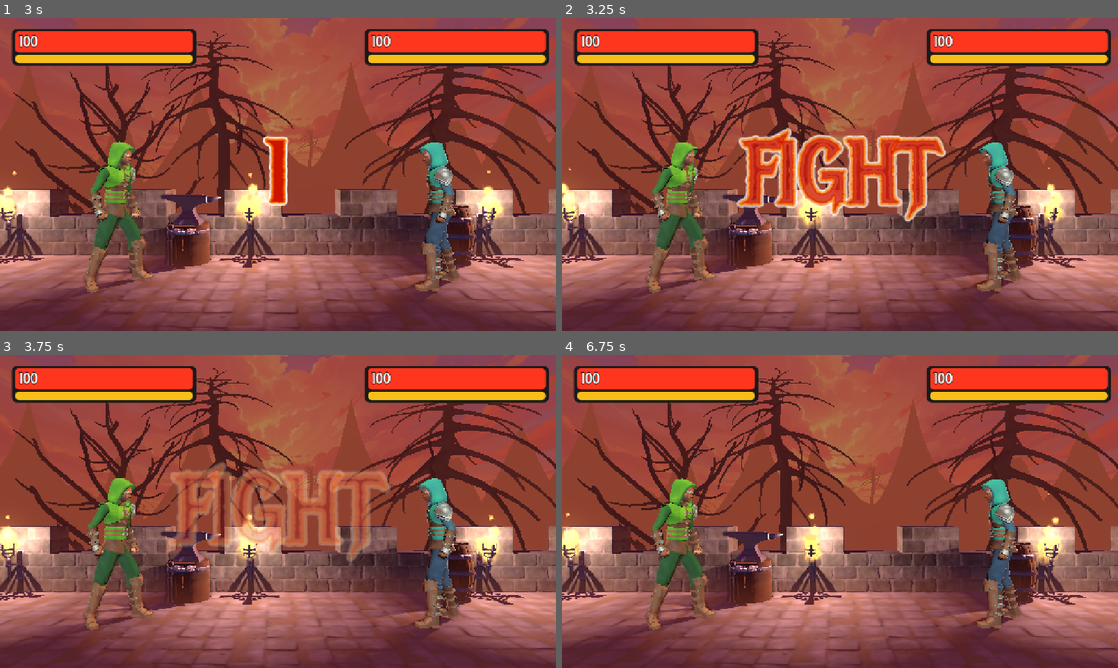
Above: before the commit, frames 1-4 (two rows, left to right).
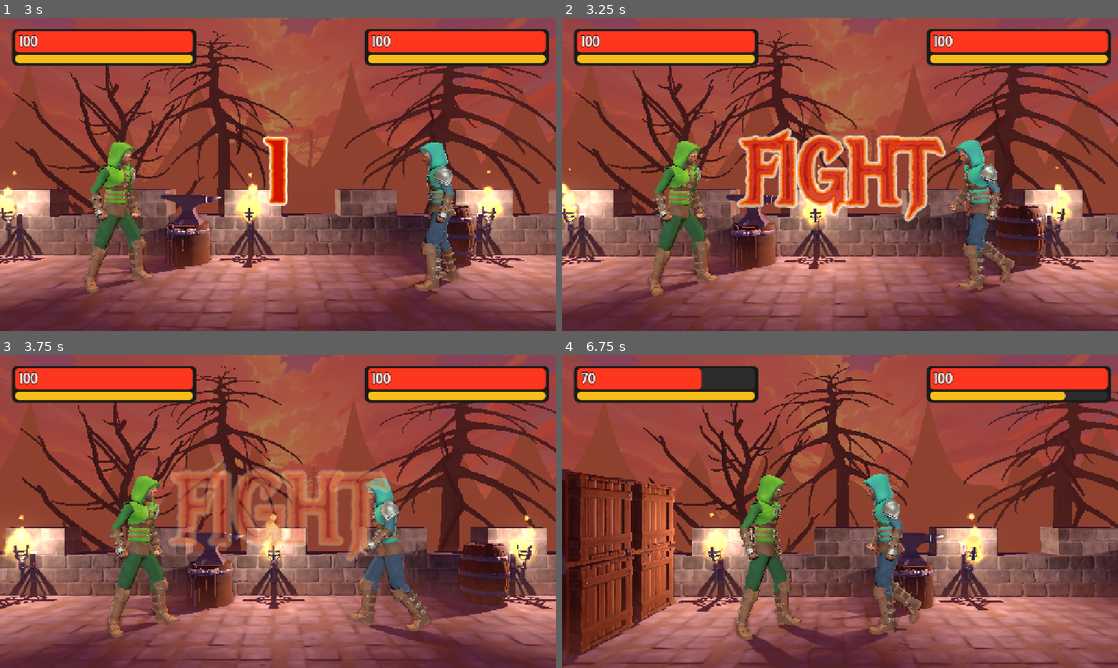
Above: after the commit, the same moments.

Repository: myles-rockland/fighting-game
Game: Godot game, scene res://Scenes/game.tscn
Two runs of this game, one before a commit and one after it. Both use one fixed random seed, a clock stepped at 60 frames per second and the inputs below.
Inputs:
- Up to frame 1 (3 s): no input
- Up to frame 2 (3.25 s): no input
- Up to frame 3 (3.75 s): no input
- Up to frame 4 (6.75 s): no input

Frame 1 is identical in both runs. In frame 2, 16% of the frame differs, in the area x 0-100%, y 4-100%; in frame 3, 38%; in frame 4, 56%, in the area x 0-100%, y 3-100%.

Commit message:
Setup enemy ai to pursue, flee, attack

Diff:
--- a/Scenes/Fighters/fighter.tscn
+++ b/Scenes/Fighters/fighter.tscn
@@ -409,15 +409,15 @@
 [node name="Male_Ranger" parent="." unique_id=1571612708 instance=ExtResource("1_5ayxl")]
 
 [node name="GeneralSkeleton" parent="Male_Ranger/Armature" parent_id_path=PackedInt32Array(1571612708, 1171658553) index="0" unique_id=982620729]
-bones/1/position = Vector3(0.0054182294, 0.9078724, -0.0894791)
-bones/1/rotation = Quaternion(-0.04695279, -0.11588476, -0.0054842425, 0.99213713)
-bones/3/rotation = Quaternion(0.09097912, 0.00011221526, 0.0002547199, 0.9958528)
-bones/4/rotation = Quaternion(0.09097901, 0.00031942767, 0.0002481202, 0.9958527)
-bones/5/rotation = Quaternion(-0.090979114, -0.00021611422, -0.0002608631, 0.99585277)
-bones/6/rotation = Quaternion(0.076202966, 0.095685564, 0.008377525, 0.9924551)
-bones/7/rotation = Quaternion(0.4878832, 0.52647984, 0.52650714, -0.45560855)
-bones/8/rotation = Quaternion(-0.06167904, 0.8177636, -0.57215583, 0.009800021)
-bones/9/rotation = Quaternion(0.18800977, -0.6518791, 0.1814466, 0.7118871)
+bones/1/position = Vector3(0.0025419581, 0.89967483, -0.09129104)
+bones/1/rotation = Quaternion(-0.034256622, -0.11594544, -0.0040012896, 0.99265665)
+bones/3/rotation = Quaternion(0.09662552, 0.00011373679, 0.0002516898, 0.9953208)
+bones/4/rotation = Quaternion(0.09662543, 0.00032397648, 0.00024500763, 0.9953208)
+bones/5/rotation = Quaternion(-0.09662556, -0.00021916826, -0.00025854402, 0.9953208)
+bones/6/rotation = Quaternion(0.045073006, 0.09549754, 0.010289901, 0.99435544)
+bones/7/rotation = Quaternion(0.5027608, 0.52128106, 0.53105956, -0.439856)
+bones/8/rotation = Quaternion(-0.012794094, 0.8257046, -0.5638751, 0.00965819)
+bones/9/rotation = Quaternion(0.16191584, -0.68756884, 0.17294258, 0.68638414)
 bones/10/rotation = Quaternion(0.09913024, 0.70686626, 0.0629003, 0.69753635)
 bones/11/rotation = Quaternion(0.6295969, -4.0978193e-08, -4.61936e-06, 0.77692205)
 bones/12/rotation = Quaternion(0.62334186, 2.9802322e-08, -4.261732e-06, 0.78194946)
@@ -435,9 +435,9 @@
 bones/28/rotation = Quaternion(0.18180694, 0.11012423, 0.060063303, 0.9753006)
 bones/29/rotation = Quaternion(0.5994299, 0.27396563, 0.19463211, 0.7264606)
 bones/30/scale = Vector3(1.0001454, 1.0004877, 1.0005833)
-bones/31/rotation = Quaternion(0.54011554, -0.4744015, -0.47478005, -0.50774235)
-bones/32/rotation = Quaternion(0.09100887, 0.8249861, -0.5576955, -0.009552279)
-bones/33/rotation = Quaternion(0.2924704, 0.54171306, -0.20447148, 0.76105154)
+bones/31/rotation = Quaternion(0.5547118, -0.47100002, -0.47759336, -0.49229914)
+bones/32/rotation = Quaternion(0.059751533, 0.81977844, -0.5694716, -0.009754088)
+bones/33/rotation = Quaternion(0.2870677, 0.56006414, -0.21178447, 0.7477083)
 bones/34/rotation = Quaternion(0.12024976, -0.69903094, -0.056890074, 0.702609)
 bones/35/rotation = Quaternion(0.6295971, 3.7252903e-08, 4.172325e-06, 0.7769218)
 bones/36/rotation = Quaternion(0.62334144, 1.825392e-07, 4.470348e-06, 0.7819497)
@@ -459,13 +459,13 @@
 bones/52/rotation = Quaternion(0.18180703, -0.11012423, -0.060063303, 0.97530067)
 bones/53/rotation = Quaternion(0.5994302, -0.2739653, -0.19463223, 0.7264605)
 bones/54/scale = Vector3(1.0001454, 1.0004876, 1.0005835)
-bones/55/rotation = Quaternion(-0.0007791471, 0.122064844, 0.98625124, -0.11139187)
-bones/56/rotation = Quaternion(0.016371455, 0.982207, -0.14928938, 0.112757176)
-bones/57/rotation = Quaternion(-0.094628766, 0.72886795, -0.678055, 0.0061973496)
+bones/55/rotation = Quaternion(-0.00083512696, 0.16036008, 0.97981024, -0.11939764)
+bones/56/rotation = Quaternion(0.021524634, 0.97387743, -0.19762023, 0.109753095)
+bones/57/rotation = Quaternion(-0.096065916, 0.7140883, -0.69340086, 0.006682376)
 bones/58/rotation = Quaternion(4.664862e-08, 1, 5.9604645e-08, 2.7766912e-08)
-bones/60/rotation = Quaternion(0.0008086234, -0.11048071, 0.98713136, 0.11560785)
-bones/61/rotation = Quaternion(-0.028803376, 0.9289629, -0.08091674, -0.36007053)
-bones/62/rotation = Quaternion(0.17162098, 0.64661616, -0.743254, -0.0027115124)
+bones/60/rotation = Quaternion(0.0009765646, -0.07012433, 0.9877185, 0.13961981)
+bones/61/rotation = Quaternion(-0.054595247, 0.92227364, -0.14970899, -0.35216185)
+bones/62/rotation = Quaternion(0.1707347, 0.618943, -0.7666495, 0.0028047264)
 bones/63/rotation = Quaternion(-6.703263e-08, 1, 8.940697e-08, 2.1454163e-09)
 
 [node name="Male_Ranger_Acc_Pauldron" parent="Male_Ranger/Armature/GeneralSkeleton" index="0" unique_id=838460122]
@@ -511,7 +511,7 @@
 skeleton = NodePath("..")
 
 [node name="LeftHand" type="BoneAttachment3D" parent="Male_Ranger/Armature/GeneralSkeleton" index="12" unique_id=1744838263]
-transform = Transform3D(0.48127732, 0.028857224, -0.8760936, -0.39207065, -0.88682306, -0.24459256, -0.783998, 0.46120736, -0.41549364, 0.3287447, 0.96786946, 0.0010879263)
+transform = Transform3D(0.45409298, 0.030617617, -0.8904283, -0.4046975, -0.8832705, -0.23675573, -0.79373777, 0.4678632, -0.38869599, 0.31175962, 0.9451979, 0.026339766)
 bone_name = "LeftHand"
 bone_idx = 10
 
@@ -523,7 +523,7 @@
 debug_color = Color(0.98843485, 0.10650497, 0, 0.41960785)
 
 [node name="RightHand" type="BoneAttachment3D" parent="Male_Ranger/Armature/GeneralSkeleton" index="13" unique_id=1894716002]
-transform = Transform3D(0.07889561, -0.15513916, 0.98473746, 0.48714298, -0.8558412, -0.17386141, 0.8697514, 0.49342465, 0.008052975, -0.2813349, 0.9896718, -0.18734683)
+transform = Transform3D(0.050791945, -0.12860897, 0.9903937, 0.526943, -0.8389541, -0.13596764, 0.8483818, 0.5287874, 0.025157586, -0.26957425, 0.9684769, -0.1541411)
 bone_name = "RightHand"
 bone_idx = 34
 
@@ -535,7 +535,7 @@
 debug_color = Color(0.98843485, 0.10650497, 0, 0.41960785)
 
 [node name="Chest" type="BoneAttachment3D" parent="Male_Ranger/Armature/GeneralSkeleton" index="14" unique_id=1901246565]
-transform = Transform3D(0.97313327, -0.020643583, -0.22931525, 0.0005086412, 0.9961627, -0.08751878, 0.23024198, 0.08505081, 0.9694096, -0.0003645874, 1.1399794, -0.06506228)
+transform = Transform3D(0.9731303, -0.029098414, -0.22840896, 0.0005094897, 0.99225223, -0.12423842, 0.23025444, 0.120783806, 0.9656056, -0.004607488, 1.1310638, -0.061103888)
 bone_name = "Chest"
 bone_idx = 3
 
@@ -549,7 +549,7 @@
 debug_color = Color(8.663535e-07, 0.70612025, 0.6703208, 1)
 
 [node name="Head" type="BoneAttachment3D" parent="Male_Ranger/Armature/GeneralSkeleton" index="15" unique_id=435293510]
-transform = Transform3D(0.99780226, -0.057407282, -0.033091947, 0.048113003, 0.97107464, -0.23387852, 0.04556103, 0.23177236, 0.97170246, -0.01330922, 1.5640922, -0.011803785)
+transform = Transform3D(0.9975045, -0.06140843, -0.03483741, 0.052846115, 0.9766237, -0.2083588, 0.04681799, 0.20599785, 0.97743183, -0.021706665, 1.5526545, 0.009722069)
 bone_name = "Head"
 bone_idx = 6
 
--- /dev/null
+++ b/Scenes/Fighters/fighter_ai.tscn
@@ -0,0 +1,64 @@
+[gd_scene format=3 uid="uid://cw1ulbpj6wfjf"]
+
+[ext_resource type="PackedScene" uid="uid://d1gy73bki3yjm" path="res://Scenes/Fighters/fighter.tscn" id="1_h58e1"]
+[ext_resource type="Script" uid="uid://bbpwnvtutitm4" path="res://Scripts/AI/ai_brain.gd" id="2_l6g7g"]
+[ext_resource type="Script" uid="uid://ctp7yvyeo4vrh" path="res://Scripts/AI/ai_detector.gd" id="3_itn1j"]
+[ext_resource type="Script" uid="uid://dlfnb7wk5mas0" path="res://Scripts/AI/ai_input_handler.gd" id="4_wra41"]
+
+[node name="FighterAI" unique_id=607319556 node_paths=PackedStringArray("input_handler") instance=ExtResource("1_h58e1")]
+input_handler = NodePath("AIInputHandler")
+
+[node name="GeneralSkeleton" parent="Male_Ranger/Armature" parent_id_path=PackedInt32Array(1571612708, 1171658553) index="0" unique_id=982620729]
+bones/1/position = Vector3(-0.0011907422, 0.9044478, -0.09064851)
+bones/1/rotation = Quaternion(-0.038223255, -0.11592852, -0.004464609, 0.99251187)
+bones/3/rotation = Quaternion(0.099882536, 0.00011457142, 0.0002499099, 0.9949993)
+bones/4/rotation = Quaternion(0.099883, 0.000326644, 0.00024313302, 0.9949992)
+bones/5/rotation = Quaternion(-0.09988287, -0.00022094257, -0.0002571753, 0.9949992)
+bones/6/rotation = Quaternion(0.06745563, 0.095772535, 0.0072890487, 0.99308825)
+bones/7/rotation = Quaternion(0.49437883, 0.5242544, 0.5285188, -0.44879276)
+bones/8/rotation = Quaternion(-0.040533256, 0.8211024, -0.5692566, 0.009750399)
+bones/9/rotation = Quaternion(0.18508133, -0.66535574, 0.18614262, 0.69885457)
+bones/31/rotation = Quaternion(0.5464848, -0.47295198, -0.4760291, -0.501066)
+bones/32/rotation = Quaternion(0.069060706, 0.82131773, -0.56619245, -0.009697843)
+bones/33/rotation = Quaternion(0.2886954, 0.554631, -0.2096186, 0.75173104)
+bones/55/rotation = Quaternion(-0.00082326087, 0.13989215, 0.9831461, -0.11769999)
+bones/56/rotation = Quaternion(0.018369846, 0.9792571, -0.16833453, 0.111273035)
+bones/57/rotation = Quaternion(-0.09750245, 0.7230083, -0.6838672, 0.008829045)
+bones/60/rotation = Quaternion(0.00088237977, -0.08718761, 0.98817194, 0.12614982)
+bones/61/rotation = Quaternion(-0.043347895, 0.9257872, -0.11937808, -0.35607287)
+bones/62/rotation = Quaternion(0.16953498, 0.6297184, -0.7580962, 0.0017005056)
+
+[node name="LeftHand" parent="Male_Ranger/Armature/GeneralSkeleton" index="12" unique_id=1744838263]
+transform = Transform3D(0.47427517, 0.024575219, -0.8800335, -0.3903814, -0.8900914, -0.23524378, -0.78909147, 0.45511907, -0.41255465, 0.31466034, 0.95944643, 0.010870457)
+
+[node name="RightHand" parent="Male_Ranger/Armature/GeneralSkeleton" index="13" unique_id=1894716002]
+transform = Transform3D(0.06335187, -0.13685843, 0.98856276, 0.4914323, -0.85785615, -0.1502566, 0.86860865, 0.4953308, 0.012909746, -0.28043056, 0.98125523, -0.17150593)
+
+[node name="Chest" parent="Male_Ranger/Armature/GeneralSkeleton" index="14" unique_id=1901246565]
+transform = Transform3D(0.97313124, -0.028763019, -0.22844732, 0.0005049471, 0.99243104, -0.122802645, 0.23025037, 0.11938774, 0.96578014, -0.00791375, 1.1360774, -0.062261906)
+
+[node name="Head" parent="Male_Ranger/Armature/GeneralSkeleton" index="15" unique_id=435293510]
+transform = Transform3D(0.9976276, -0.06090443, -0.032086745, 0.050944347, 0.9666686, -0.2509112, 0.046298772, 0.24868134, 0.9674782, -0.025192019, 1.5576417, 0.009335548)
+
+[node name="AIBrain" type="Node" parent="." index="12" unique_id=305785966 node_paths=PackedStringArray("fighter", "detector")]
+script = ExtResource("2_l6g7g")
+fighter = NodePath("..")
+detector = NodePath("../AIDetector")
+skill = 0.7
+bravery = 0.5
+metadata/_custom_type_script = "uid://bbpwnvtutitm4"
+
+[node name="AIDetector" type="Node" parent="." index="13" unique_id=1428245004 node_paths=PackedStringArray("fighter")]
+script = ExtResource("3_itn1j")
+fighter = NodePath("..")
+min_response_time = 0.1
+max_response_time = 0.2
+metadata/_custom_type_script = "uid://ctp7yvyeo4vrh"
+
+[node name="AIInputHandler" type="Node" parent="." index="14" unique_id=1766677684 node_paths=PackedStringArray("brain", "fighter")]
+script = ExtResource("4_wra41")
+brain = NodePath("../AIBrain")
+fighter = NodePath("..")
+metadata/_custom_type_script = "uid://dlfnb7wk5mas0"
+
+[editable path="Male_Ranger"]
--- a/Scenes/game.tscn
+++ b/Scenes/game.tscn
@@ -10,6 +10,7 @@
 [ext_resource type="AudioStream" uid="uid://c67myaqbeiuqk" path="res://Audio/Voice/1.ogg" id="5_rku1e"]
 [ext_resource type="PackedScene" uid="uid://00h4prwqojkh" path="res://Scenes/environment.tscn" id="5_wowpa"]
 [ext_resource type="AudioStream" uid="uid://bmub415t6s514" path="res://Audio/Voice/Fight.ogg" id="6_rfjv2"]
+[ext_resource type="PackedScene" uid="uid://cw1ulbpj6wfjf" path="res://Scenes/Fighters/fighter_ai.tscn" id="10_o5yvi"]
 
 [sub_resource type="LabelSettings" id="LabelSettings_nnt18"]
 font = ExtResource("2_ewbju")
@@ -235,15 +236,15 @@
 fov = 50.0
 script = ExtResource("1_nb51f")
 target_a = NodePath("../Fighter")
-target_b = NodePath("../Fighter2")
+target_b = NodePath("../FighterAI")
 smoothing = 5.0
 zoom_curve = SubResource("Curve_nb51f")
 
 [node name="Fighter" parent="." unique_id=607319556 node_paths=PackedStringArray("opponent") instance=ExtResource("1_ebmjs")]
 transform = Transform3D(-4.371139e-08, 0, 1, 0, 1, 0, -1, 0, -4.371139e-08, -2, 0, 0)
-opponent = NodePath("../Fighter2")
-
-[node name="Fighter2" parent="." unique_id=138749005 node_paths=PackedStringArray("opponent") instance=ExtResource("1_ebmjs")]
+opponent = NodePath("../FighterAI")
+
+[node name="FighterAI" parent="." unique_id=170190280 node_paths=PackedStringArray("opponent") instance=ExtResource("10_o5yvi")]
 transform = Transform3D(-4.371139e-08, 0, -1, 0, 1, 0, 1, 0, -4.371139e-08, 2, 0, 0)
 player_id = 1
 opponent = NodePath("../Fighter")
--- /dev/null
+++ b/Scripts/AI/ai_brain.gd
@@ -0,0 +1,158 @@
+class_name AIBrain
+extends Node
+
+enum AttackPhase
+{
+	NONE,
+	WAITING,
+	PERFORMING,
+}
+
+@export var fighter : Fighter
+@export var min_approach_distance : float = 0.4
+@export var detector : AIDetector
+
+@export var light_attack_range : float = 1.0
+@export var heavy_attack_range : float = 1.2
+
+@export_category("Personality")
+@export_range(0.0, 1.0) var skill : float
+@export_range(0.0, 1.0) var bravery : float
+
+var fear : float = 0.0
+var attack_phase : AttackPhase = AttackPhase.NONE
+var attack_type : int = 0
+
+var opponent : Fighter:
+	get: return fighter.opponent
+
+var opponent_distance : float
+var opponent_attacking : bool
+
+var pursue_input_key : String:
+	get: return "move_right" if fighter.forward_direction > 0 else "move_left"
+
+var flee_input_key : String:
+	get: return "move_right" if fighter.forward_direction < 0 else "move_left"
+
+func _ready():
+	detector.light_attack_detected.connect(_on_detected_light_attack)
+	detector.heavy_attack_detected.connect(_on_detected_heavy_attack)
+	GlobalEvents.fighter_damaged.connect(_on_fighter_damaged)
+
+func _physics_process(delta : float):
+	fear = move_toward(fear, 0.0, delta * 0.1)
+
+func decide_inputs() -> Dictionary[String, bool]:
+	var inputs : Dictionary[String, bool] = {}
+
+	opponent_distance = fighter.global_position.distance_to(opponent.global_position)
+
+	# If we are jumping, flee
+	if fighter.state_machine.is_current_state("Jumping"):
+		inputs[flee_input_key] = true
+		return inputs
+
+	# Performing an attack
+	if attack_phase == AttackPhase.PERFORMING:
+		attack_phase = AttackPhase.NONE
+
+		if attack_type == 1:
+			inputs["light_attack"] = true
+		elif attack_type == 2:
+			inputs["heavy_attack"] = true
+
+		return inputs
+
+	# If the opponent is attacking, dodge maybe
+	if opponent_attacking:
+		var dodge : int = _dodge_attack()
+
+		if dodge > 0:
+			inputs[flee_input_key] = true
+
+			if dodge == 1:
+				inputs["jump"] = true
+			elif dodge == 2:
+				inputs["dash"] = true
+
+			return inputs
+
+		opponent_attacking = false
+
+	# If we don't have the advantage, flee
+	if not _has_advantage():
+		inputs[flee_input_key] = true
+		return inputs
+
+	# Preparing to attack
+	if attack_phase == AttackPhase.NONE:
+		var attack : int = _decide_attack()
+
+		if attack > 0:
+			_on_wait_to_attack(attack)
+
+	# If the opponent is too far away, pursue them
+	if opponent_distance > min_approach_distance:
+		inputs[pursue_input_key] = true
+
+	return inputs
+
+func _on_detected_light_attack():
+	opponent_attacking = true
+
+func _on_detected_heavy_attack():
+	opponent_attacking = true
+
+func _on_wait_to_attack(attack : int):
+	attack_type = attack
+	attack_phase = AttackPhase.WAITING
+	await detector.response_time_delay()
+	attack_phase = AttackPhase.PERFORMING
+
+func _dodge_attack() -> int:
+	if not opponent_attacking:
+		return 0
+
+	if opponent_distance > 1.5:
+		return 0
+
+	var skill_check : bool = randf() < skill
+
+	if not skill_check:
+		return 0
+
+	var dodge_type : int = randi_range(1, 2)
+
+	return dodge_type
+
+func _on_fighter_damaged(damaged_fighter : Fighter):
+	if damaged_fighter != fighter:
+		return
+
+	fear += 0.2
+	fear = clampf(fear, 0.0, 1.0)
+
+func _has_advantage() -> bool:
+	var health_difference = (fighter.current_health - opponent.current_health) / fighter.max_health
+	if fear > bravery or health_difference < -bravery:
+		return false
+	else:
+		return true
+
+func _decide_attack() -> int:
+	if opponent_distance > heavy_attack_range:
+		return 0
+
+	var do_perfect_attack : bool = randf() < skill
+
+	if do_perfect_attack:
+		if opponent_distance > light_attack_range and opponent_distance <= heavy_attack_range:
+			return 2
+		else:
+			return 1
+
+	if randf() < skill:
+		return randi_range(1, 2)
+
+	return 0
--- /dev/null
+++ b/Scripts/AI/ai_detector.gd
@@ -0,0 +1,28 @@
+class_name AIDetector
+extends Node
+
+signal light_attack_detected
+signal heavy_attack_detected
+
+@export var fighter : Fighter
+
+@export var min_response_time : float
+@export var max_response_time : float
+
+func _ready():
+	var opponent_signals : FighterSignals = fighter.opponent.signals
+
+	opponent_signals.began_light_attack.connect(_on_opponent_began_light_attack)
+	opponent_signals.began_heavy_attack.connect(_on_opponent_began_heavy_attack)
+
+func _on_opponent_began_light_attack():
+	await response_time_delay()
+	light_attack_detected.emit()
+
+func _on_opponent_began_heavy_attack():
+	await response_time_delay()
+	heavy_attack_detected.emit()
+
+func response_time_delay():
+	var time : float = randf_range(min_response_time, max_response_time)
+	await get_tree().create_timer(time).timeout
--- /dev/null
+++ b/Scripts/AI/ai_input_handler.gd
@@ -0,0 +1,9 @@
+class_name AIInputHandler
+extends InputHandler
+
+@export var brain : AIBrain
+
+func get_input_packet() -> InputPacket:
+	var packet : InputPacket = InputPacket.new()
+	packet.inputs = brain.decide_inputs()
+	return packet
--- a/Scripts/StateMachine/standing_state.gd
+++ b/Scripts/StateMachine/standing_state.gd
@@ -19,3 +19,6 @@
 	if input_buffer.is_pressed("dash"):
 		state_machine.change_state("Dashing")
 		return
+
+	if not fighter.is_on_floor():
+		fighter.move_velocity.y -= delta * 10
--- a/Scripts/StateMachine/state_machine.gd
+++ b/Scripts/StateMachine/state_machine.gd
@@ -37,8 +37,6 @@
 	current_state = states[state_name]
 	current_state.enter()
 
-	print("New State: ", state_name)
-
 func update(delta : float):
 	if not current_state:
 		return
Not shown, added: Scripts/AI/ai_brain.gd.uid
Not shown, added: Scripts/AI/ai_detector.gd.uid
Not shown, added: Scripts/AI/ai_input_handler.gd.uid
